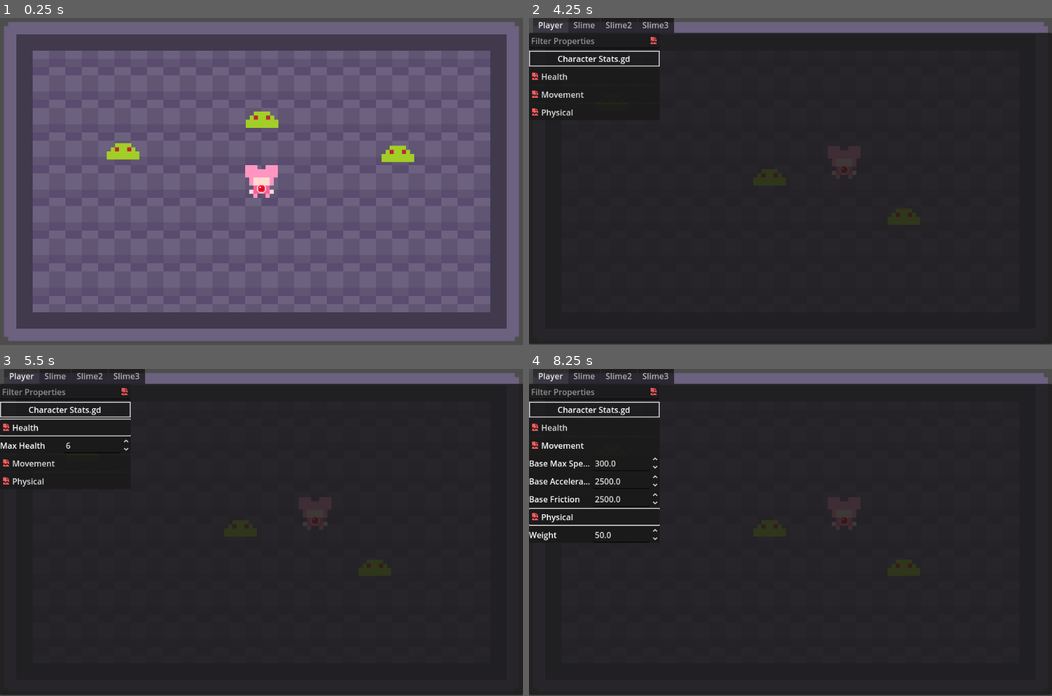
Above: before the commit, frames 1-4 (two rows, left to right).
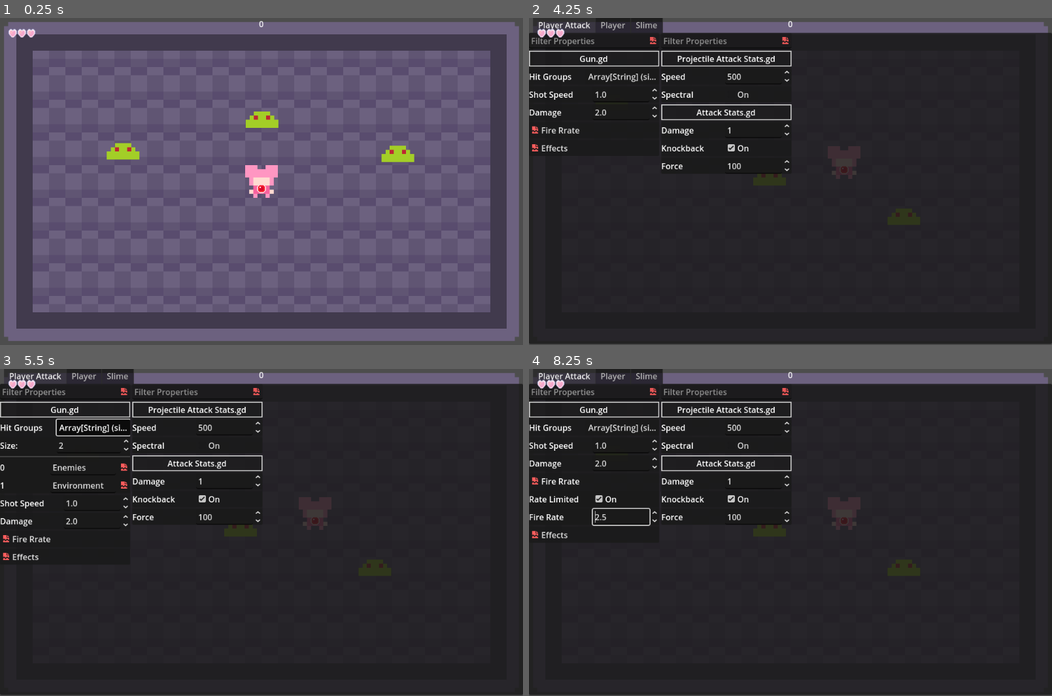
Above: after the commit, the same moments.

Repository: MagicalMegaDev/Magical-Persona-Repo
Game: Godot game, scene res://Assets/Scenes/main.tscn
Same seed, same stepped clock (60 frames per second), same inputs: the game is played once before the commit and once after it.
Inputs (mouse positions are in pixels of both pictures, inside the frame that each line leads up to):
- Up to frame 1 (0.25 s): no input
- Up to frame 2 (4.25 s): tap Enter at 0.5 s; hold D (move_right) 0.53-1.28 s; tap Space (speed) every 0.75 s from 0.6 to 3.6 s; hold S (move_down) 1.28-2.03 s; hold D (move_right) 2.03-2.78 s; hold W (move_up) 2.78-3.53 s; hold A (move_left) from 3.53 s (still down); tap Tab (debug_menu) at 4.15 s
- Up to frame 3 (5.5 s): tap Space (speed) at 4.35 s; release A (move_left) at 5 s; click (62, 427) at 5 s, where only the run before the commit has a clickable "Health"
- Up to frame 4 (8.25 s): click (623, 427) at 5.75 s, where only the run after the commit has a clickable "Array[String] (size 1)"; click (591, 444) at 6.5 s, where only the run before the commit has a clickable "Movement"; click (591, 480) at 7.25 s, where only the run after the commit has a clickable "Fire Rrate"; click (591, 516) at 8 s, where only the run before the commit has a clickable "Physical"

The runs differ from the first frame. In frame 1, 0.1% of the frame differs, in the area x 1-51%, y 0-6%; in frame 2, 2.9%; in frame 3, 3.6%, in the area x 0-51%, y 0-59%; in frame 4, 3.6%.

Commit message:
Need to fix layering of UIs

Diff:
--- a/Assets/Scenes/UI/DungeonUI.tscn
+++ b/Assets/Scenes/UI/DungeonUI.tscn
@@ -1,6 +1,7 @@
-[gd_scene load_steps=2 format=3 uid="uid://dtqmwnh60jaon"]
+[gd_scene load_steps=3 format=3 uid="uid://dtqmwnh60jaon"]
 
 [ext_resource type="PackedScene" uid="uid://0kd4wsph5oc0" path="res://Assets/Scenes/UI/Health/HealthBar.tscn" id="1_s5jnw"]
+[ext_resource type="Script" uid="uid://dh6umcp746h7v" path="res://Assets/Scenes/UI/kill_count.gd" id="2_mq2ql"]
 
 [node name="DungeonUi" type="CanvasLayer"]
 
@@ -9,3 +10,17 @@
 offset_top = 30.0
 offset_right = 65.0
 offset_bottom = 70.0
+
+[node name="Kill Count" type="Label" parent="."]
+anchors_preset = 5
+anchor_left = 0.5
+anchor_right = 0.5
+offset_left = -20.0
+offset_right = 20.0
+offset_bottom = 23.0
+grow_horizontal = 2
+size_flags_horizontal = 4
+text = "0"
+horizontal_alignment = 1
+vertical_alignment = 1
+script = ExtResource("2_mq2ql")
--- /dev/null
+++ b/Assets/Scenes/UI/kill_count.gd
@@ -0,0 +1,17 @@
+extends Label
+
+var kill_count := 0
+
+# Called when the node enters the scene tree for the first time.
+func _ready():
+	GameManager.enemy_killed.connect(_on_enemy_death)
+
+
+# Called every frame. 'delta' is the elapsed time since the previous frame.
+func _process(delta):
+	pass
+
+func _on_enemy_death():
+	print("Death!")
+	kill_count += 1
+	text = str(kill_count)
--- a/Assets/Scenes/main.tscn
+++ b/Assets/Scenes/main.tscn
@@ -1,6 +1,7 @@
-[gd_scene load_steps=7 format=4 uid="uid://c5ts3aeqkc2xr"]
+[gd_scene load_steps=8 format=4 uid="uid://c5ts3aeqkc2xr"]
 
 [ext_resource type="PackedScene" uid="uid://bg85fe3yjuhyw" path="res://Assets/Scenes/Characters/Players/TestCharacter.tscn" id="1_l26l0"]
+[ext_resource type="PackedScene" uid="uid://dtqmwnh60jaon" path="res://Assets/Scenes/UI/DungeonUI.tscn" id="1_rvsrt"]
 [ext_resource type="Texture2D" uid="uid://by5f8oi7tueht" path="res://Assets/Art/Placeholder/prototype-magi-environment.png" id="2_qplxx"]
 [ext_resource type="Script" uid="uid://cj6appwlvrvxk" path="res://Assets/Scripts/Components/Handlers/DebugEnemyPool.gd" id="4_guoxd"]
 [ext_resource type="PackedScene" uid="uid://bnrc4kf3cl8sm" path="res://Assets/Scenes/Characters/Enemies/Placeholder/Slime/GreenSlime.tscn" id="5_rvsrt"]
@@ -42,6 +43,8 @@
 [node name="Main" type="Node2D"]
 y_sort_enabled = true
 
+[node name="DungeonUi" parent="." instance=ExtResource("1_rvsrt")]
+
 [node name="Player" parent="." instance=ExtResource("1_l26l0")]
 position = Vector2(512, 322)
 
--- a/Assets/Scripts/Characters/Enemies/BaseEnemy.gd
+++ b/Assets/Scripts/Characters/Enemies/BaseEnemy.gd
@@ -7,6 +7,7 @@
 func _ready():
 	super()
 	self.add_to_group("Enemies")
+	died.connect(GameManager._on_any_enemy_death)
 
 func _on_death():
 	died.emit(self)
--- a/Assets/Scripts/Components/MovementHandler.gd
+++ b/Assets/Scripts/Components/MovementHandler.gd
@@ -63,10 +63,8 @@
 	momentum = calculate_speed(delta)
 	momentum += knockback_velocity
 	if(knockback_velocity.length() > 0):
-		print(knockback_velocity)
 		knockback_velocity = knockback_velocity.move_toward(Vector2.ZERO, knockback_friction)
 		if(knockback_velocity.length() < 0.5):
-			print("Emitting Knockback Finished for: " + get_parent().name)
 			knockback_finished.emit()
 	if(can_move):
 		velocity_calculated.emit(momentum)
--- a/Assets/Scripts/Components/Projectiles/Gun.gd
+++ b/Assets/Scripts/Components/Projectiles/Gun.gd
@@ -1,3 +1,5 @@
+#TODO: ADD GUN STATS RESOURCE
+
 class_name Gun extends Node2D
 
 @export var my_bullet:PackedScene
@@ -28,6 +30,7 @@
 #endregion
 
 func _ready():
+	_debug()
 	shot_timer = $shot_cooldown
 	shot_timer.wait_time = 1/fire_rate
 	if(spectral):
@@ -56,3 +59,10 @@
 func remove_hit_group(group:String):
 	if(hit_groups.has(group)):
 		hit_groups.erase(group)
+
+func _debug():
+	TestDebugMenu._add_inspector(self, "Player Attack")
+	var bullet = my_bullet.instantiate() as BaseBullet
+	TestDebugMenu._add_inspector(bullet.base_stats, "Player Attack")
+	bullet.queue_free()
+	#SEND GUN STATS HERE ONCE MADE.
--- a/Assets/Scripts/Globals/DebugMenu.gd
+++ b/Assets/Scripts/Globals/DebugMenu.gd
@@ -1,6 +1,8 @@
 extends Control
 
 var categories := {}
+var inspected_objects := {}
+
 @export var tab_container:TabContainer
 
 func _ready():
@@ -39,6 +41,9 @@
 	categories[panel.name] = panel
 
 func _add_inspector(inspector:Object, category:String):
+	var id := inspector.get_instance_id()
+	if(inspected_objects.has(id)):
+		return
 	var new_inspector = Inspector.new()
 	new_inspector.set_object(inspector)
 
@@ -49,3 +54,4 @@
 	new_inspector.size_flags_horizontal = Control.SIZE_EXPAND_FILL
 	new_inspector.size_flags_vertical = Control.SIZE_EXPAND_FILL
 	grid.add_child(new_inspector)
+	inspected_objects[id] = new_inspector
--- a/Assets/Scripts/Globals/game_manager.gd
+++ b/Assets/Scripts/Globals/game_manager.gd
@@ -2,6 +2,7 @@
 
 const BASE_KNOCKBACK_STRENGTH := 100.0 #the baseline of all knockback
 
+signal enemy_killed
 
 #get_all_children(node, arr:=[]):
 #Creates an array of every child in a node, looking for sub children
@@ -31,3 +32,7 @@
 			else:
 				input *= value
 		return input
+
+func _on_any_enemy_death(enemy:BaseEnemy):
+	print("Died")
+	enemy_killed.emit()
Not shown, added: Assets/Scenes/UI/kill_count.gd.uid
